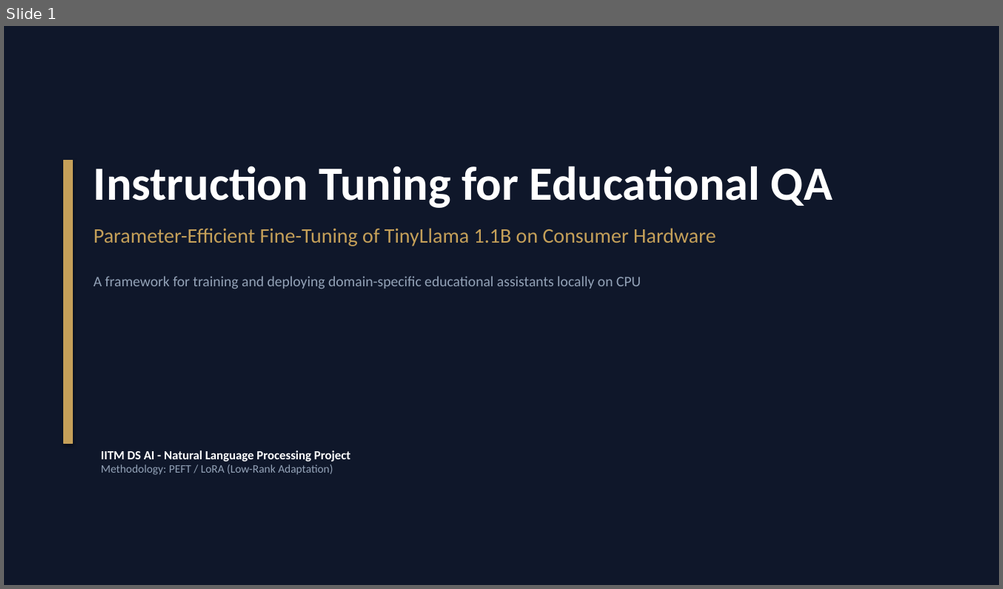
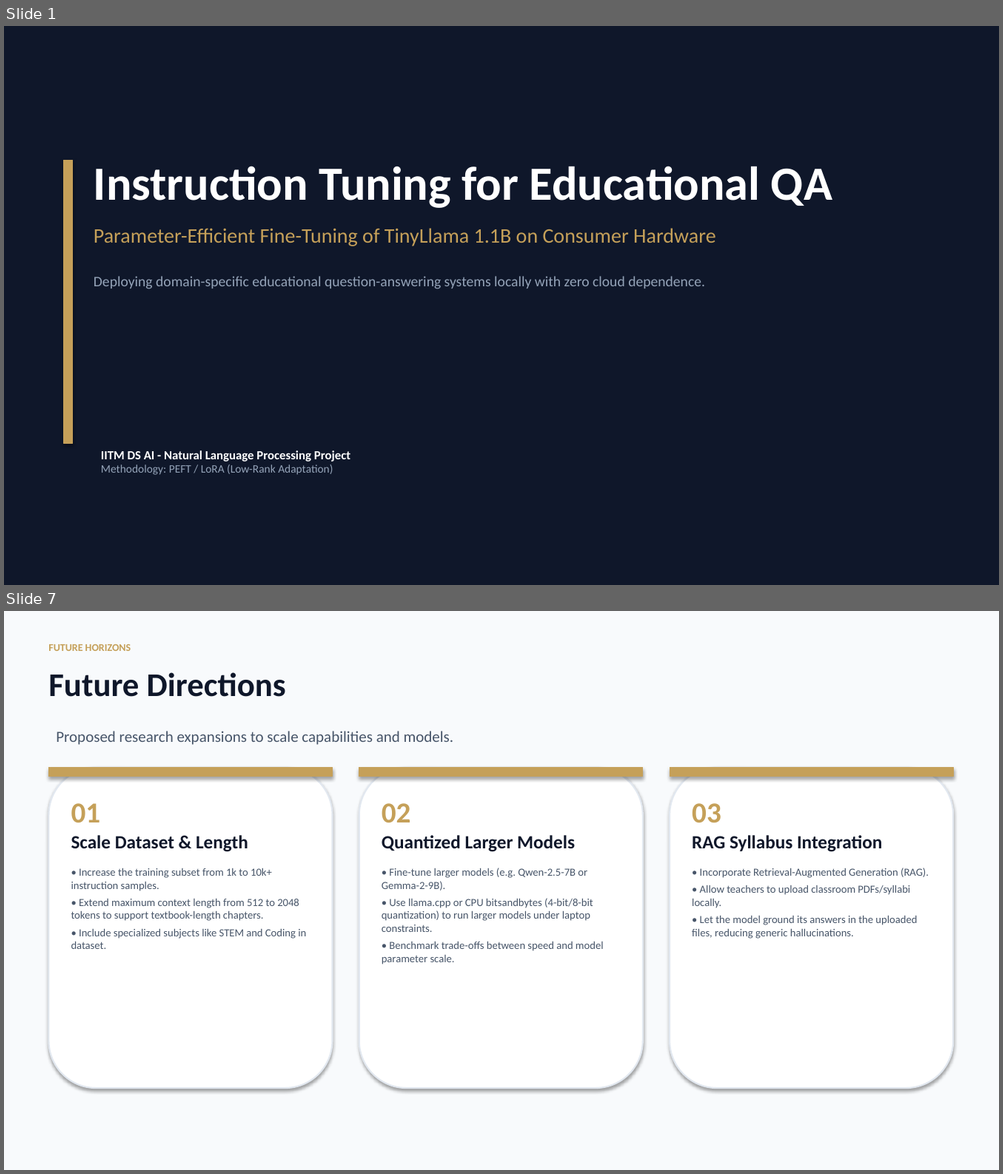
Before and after one commit to deweshai-star/Instruction-Tuning-for-Educational-QA, a slide deck: Instruction Tuning for Educational QA.pptx. Shown one above the other, each under a label of ours: slide 1 before the commit, slides 1 and 7 after it; the slides between them are not shown. The pictures are 1003x589 and 1003x1174 pixels, drawn with LibreOffice and Linux fonts; fonts in the diff are those of the drawing. Boxes give left, top, right and bottom in pixels: in the first picture for what was removed or moved away, otherwise in the second. Text is boxed around its words. In the diff, an @@ line names an element or a change of style, - is before the commit and + after.

```diff
--- a/Instruction Tuning for Educational QA.pptx
+++ b/Instruction Tuning for Educational QA.pptx
@@ slide 7 added at [4, 611, 999, 1170], background #F8FAFC @@
@@ text added at [48, 644, 131, 651], 10 pt, text #C5A059, bold @@
+FUTURE HORIZONS
@@ text added at [48, 672, 286, 697], 32 pt, text #0F172A, bold @@
+Future Directions
@@ text added at [56, 731, 454, 745], 15 pt, text #475569 @@
+Proposed research expansions to scale capabilities and models.
@@ rounded rectangle added at [48, 768, 333, 1088], fill #FFFFFF, outline #E2E8F0 1.5 pt @@
@@ rectangle added at [48, 768, 333, 777], fill #C5A059, outline #C5A059 0.75 pt @@
@@ rounded rectangle added at [359, 768, 643, 1088], fill #FFFFFF, outline #E2E8F0 1.5 pt @@
@@ rectangle added at [359, 768, 643, 777], fill #C5A059, outline #C5A059 0.75 pt @@
@@ rounded rectangle added at [669, 768, 953, 1088], fill #FFFFFF, outline #E2E8F0 1.5 pt @@
@@ rectangle added at [669, 768, 953, 777], fill #C5A059, outline #C5A059 0.75 pt @@
@@ text added at [71, 803, 306, 949], 10.5 pt, text #475569 @@
+01
+Scale Dataset & Length
+• Increase the training subset from 1k to 10k+ instruction samples.
+• Extend maximum context length from 512 to 2048 tokens to support textbook-length chapters.
+• Include specialized subjects like STEM and Coding in dataset.
@@ text added at [381, 803, 603, 965], 10.5 pt, text #475569 @@
+02
+Quantized Larger Models
+• Fine-tune larger models (e.g. Qwen-2.5-7B or Gemma-2-9B).
+• Use llama.cpp or CPU bitsandbytes (4-bit/8-bit quantization) to run larger models under laptop constraints.
+• Benchmark trade-offs between speed and model parameter scale.
@@ text added at [691, 803, 928, 939], 10.5 pt, text #475569 @@
+03
+RAG Syllabus Integration
+• Incorporate Retrieval-Augmented Generation (RAG).
+• Allow teachers to upload classroom PDFs/syllabi locally.
+• Let the model ground its answers in the uploaded files, reducing generic hallucinations.
@@ slide 1 changed as well @@
@@ text at [94, 276, 705, 289]: text changed @@
-A framework for training and deploying domain-specific educational assistants locally on CPU
+Deploying domain-specific educational question-answering systems locally with zero cloud dependence.
```
Also in this commit, not shown: 1 other slide changed, 5 other slides added, 3 slides removed, 2 other files.
